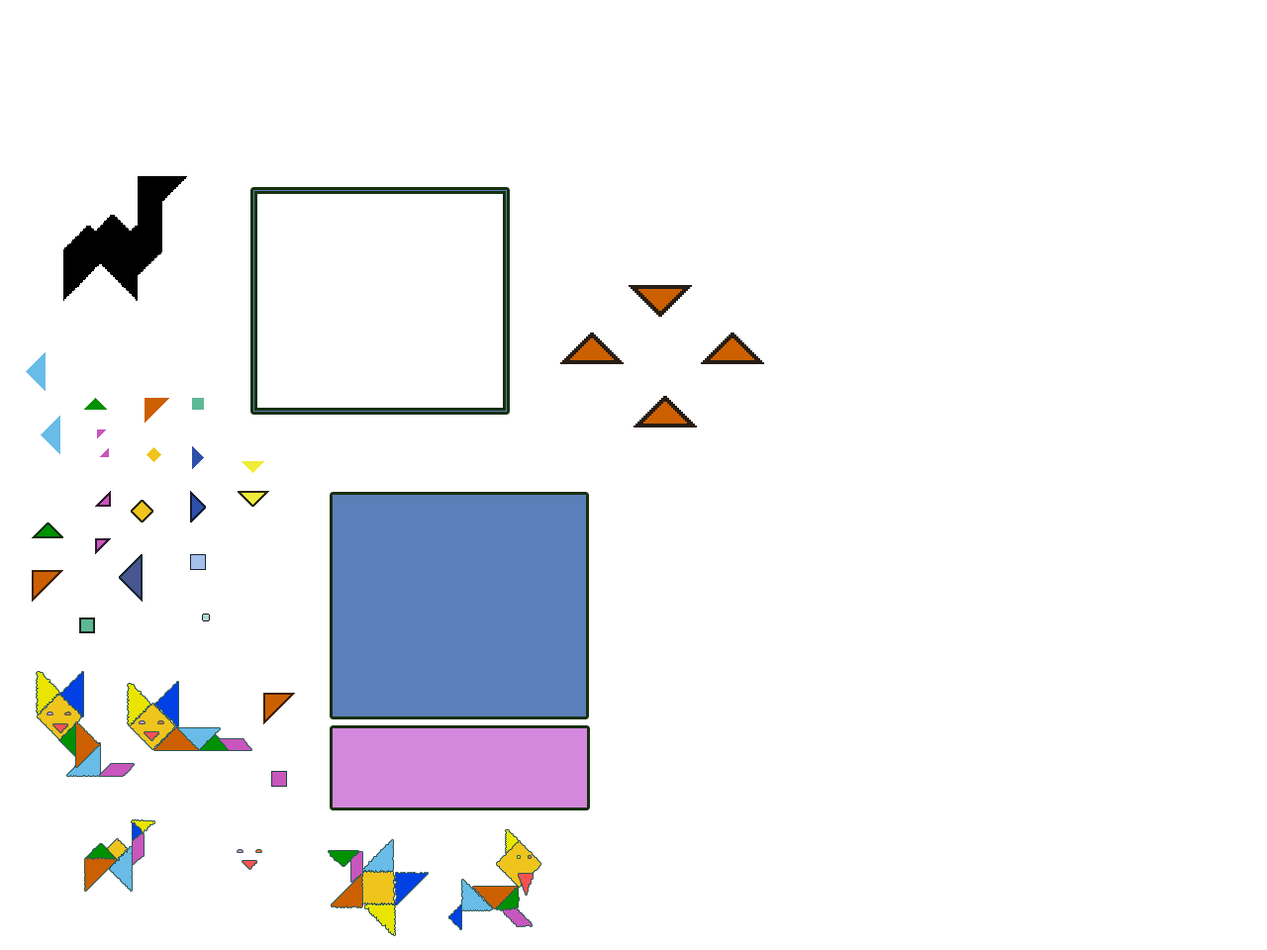
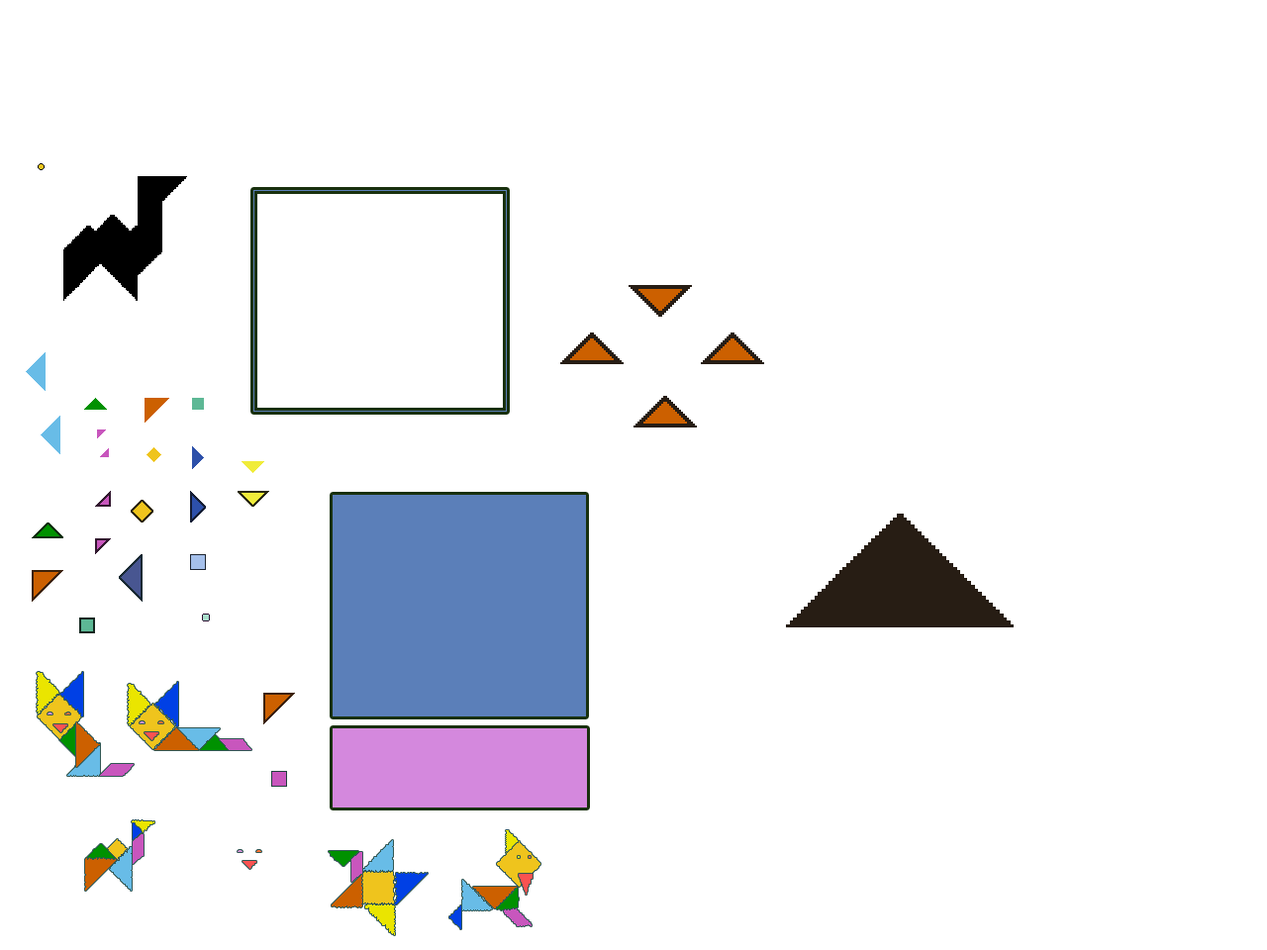
Revision of a layered (1267, 950) image; what changed, layer by layer:
added layer "Эллипс 2" above "Слой 5" over 37, 163, 45, 171
added layer "Слой 5" above "Многоугольник 1 копия 19" over 785, 513, 1014, 628
